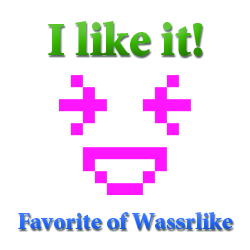
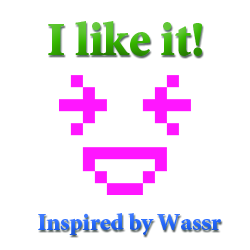
Layers edited between the first and the second 250x250 image:
added layer "Inspired by Wassr" above "Favorite of Wassrlike" over [left=38, top=213, right=221, bottom=235]
hid "Favorite of Wassrlike" over [left=18, top=212, right=233, bottom=229]
